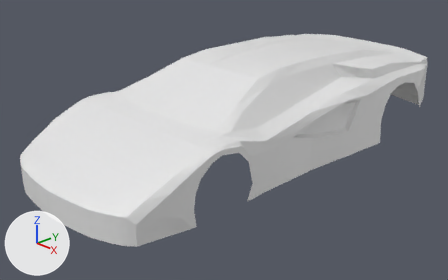
The Blender file lamborgini.blend as it was, and as the next commit left it.
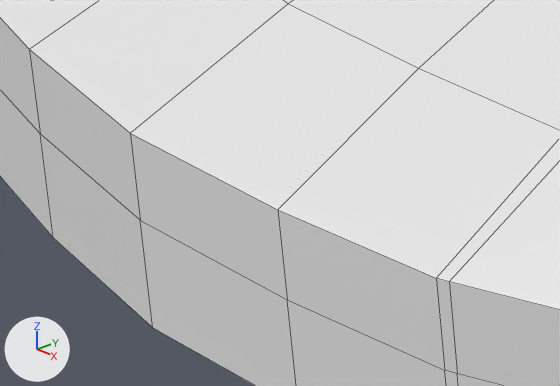
There are two pictures of each version: one whole from a 50 mm camera at (7.24, -7.21, 4.31) aimed at (-0.03, -0.35, 0.36), one close up on the part from 6% to 23% of the width and 61% to 80% of the height. Lighting does not change. The marker at lower left points along +X, +Y and +Z. The close-ups show mesh edges as thin lines.

The scene before the commit, as lines of its bpy script (objects in view):
```python
me_cube = bpy.data.meshes.new('Cube')
me_cube.from_pydata(...)  # 399 vertices, 362 faces; spans x 0.0..1.69, y -3.73..3.76, z 0.14..1.78
me_cube.materials.append(mat_material)  # white #e7e7e7
ob_body = bpy.data.objects.new('body', me_cube)
ob_body.location = (0.0, 0.0, 0.0)
_m = ob_body.modifiers.new('Mirror', 'MIRROR')
```
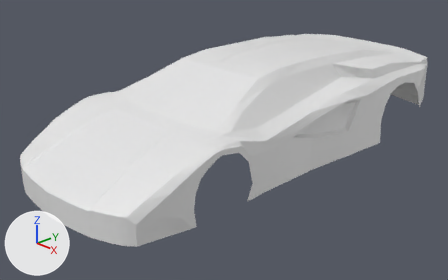
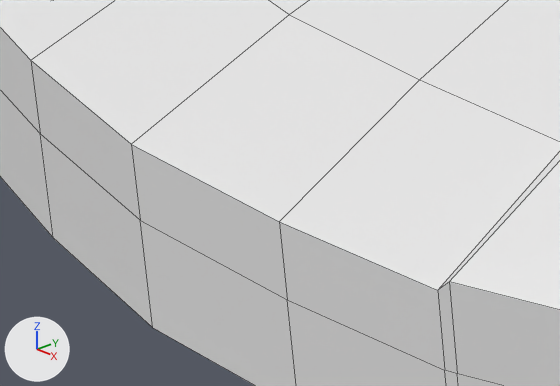
The change, as a list of edits to the scene's bpy script:
```text
Change me_cube:
    used by ob_body; location = (0.0, 0.0, 0.0)
    remove me_cube.from_pydata(...)  # 399 vertices, 362 faces; spans x 0.0..1.69, y -3.73..3.76, z 0.14..1.78
    add me_cube.from_pydata(...)  # 425 vertices, 385 faces; spans x 0.0..1.69, y -3.73..3.76, z 0.14..1.78
    me_cube part 1
    12 faces are deleted
    10 vertices in x 0.0..0.9, y -3.73..-2.52, z 0.55..1.03 move by (0.0, 0.0, -0.02)
    4 vertices in x 0.0..1.64, y -2.16..-2.15, z 1.1..1.15 move by (0.0, 0.08, 0.01)
    3 vertices in x 0.0..0.79, y -3.06..-3.01, z 0.84 move by (0.0, 0.0, -0.03)
    10 vertices move from x 0.0..1.64, y -2.54..-2.14, z 0.99..1.15 to x 0.0..1.64, y -2.32..-2.06, z 1.01..1.16
    12 vertices are added at x 0.0..1.64, y -2.54..-2.22, z 0.92..1.1
    23 new faces join them
```

Changed parts and their boxes (x1, y1, x2, y2) in the close-ups (560 x 386 px):
part 1 of me_cube, built on: (0, 0, 560, 337) in both
